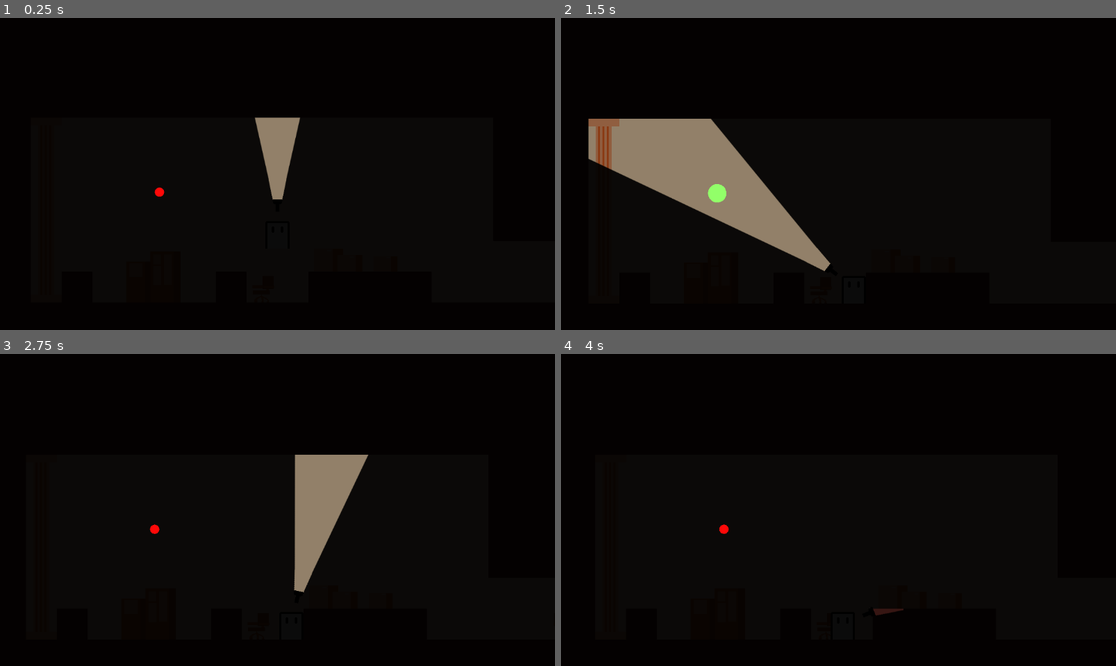
Above: before the commit, frames 1-4 (two rows, left to right).
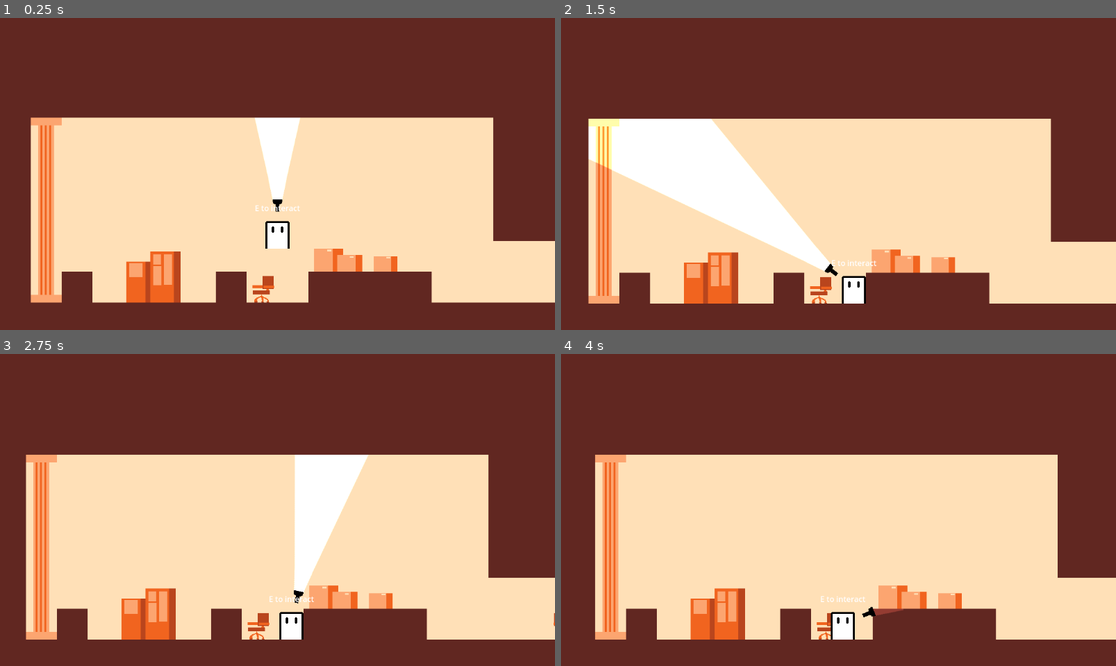
Above: after the commit, the same moments.

Repository: KamaUnik/light-out
Game: Godot game, scene res://scenes/prototypelevel.tscn
The game is run twice, just before and just after one commit, with the same random seed, the same clock (stepped at 60 frames per second) and the same inputs. The engine's default icon, where the game draws it, is replaced by a stand-in: a white triangle on a blue panel in a dark square.
Inputs (mouse positions are in pixels of both pictures, inside the frame that each line leads up to):
- Up to frame 1 (0.25 s): no input
- Up to frame 2 (1.5 s): move the mouse to (960, 158) at 0.52 s; tap A (a) at 0.6 s; tap D (d) at 0.8, 1.35 s; move the mouse to (727, 189) at 1.27 s
- Up to frame 3 (2.75 s): tap F (f) at 1.55, 2.1 s; move the mouse to (333, 441) at 2.02 s; hold E (interact, bound only after the commit) from 2.03 s (still down)
- Up to frame 4 (4 s): tap Enter at 2.75 s; move the mouse to (810, 572) at 2.77 s; release E (interact, bound only after the commit) at 2.78 s; tap E (interact, bound only after the commit) at 2.85 s; tap A (a) at 3.05, 3.6 s; move the mouse to (1005, 556) at 3.52 s; tap D (d) at 3.8 s

The runs differ from the first frame. In frame 1, 100% of the frame differs, in the area x 0-100%, y 0-100%; in frame 2, 100%; in frame 3, 100%; in frame 4, 100%.
Error after the commit: Cannot call method 'hide' on a null value. (res://script/interacting_component.gd:25)

Commit message:
More interatable

Diff:
--- a/project.godot
+++ b/project.godot
@@ -52,6 +52,11 @@
 "events": [Object(InputEventKey,"resource_local_to_scene":false,"resource_name":"","device":-1,"window_id":0,"alt_press …(192 unchanged characters)…
 ]
 }
+interact={
+"deadzone": 0.2,
+"events": [Object(InputEventKey,"resource_local_to_scene":false,"resource_name":"","device":-1,"window_id":0,"alt_pressed":false,"shift_pressed":false,"ctrl_pressed":false,"meta_pressed":false,"pressed":false,"keycode":0,"physical_keycode":69,"key_label":0,"unicode":101,"location":0,"echo":false,"script":null)
+]
+}
 
 [layer_names]
 
--- /dev/null
+++ b/scenes/group_comp.tscn
@@ -0,0 +1,7 @@
+[gd_scene format=3 uid="uid://c13lr7pma34nj"]
+
+[node name="group_comp" type="Node2D"]
+
+[node name="Source" type="Node2D" parent="."]
+
+[node name="Machine" type="Node2D" parent="."]
--- /dev/null
+++ b/scenes/interacting_component.tscn
@@ -0,0 +1,23 @@
+[gd_scene load_steps=3 format=3 uid="uid://cjp504vspaok0"]
+
+[ext_resource type="Script" uid="uid://dubbi2vvt6o4l" path="res://script/interacting_component.gd" id="1_ofc3v"]
+
+[sub_resource type="CircleShape2D" id="CircleShape2D_omdnv"]
+radius = 33.13608
+
+[node name="Interacting_component" type="Node2D"]
+script = ExtResource("1_ofc3v")
+
+[node name="InteractRange" type="Area2D" parent="."]
+collision_layer = 0
+collision_mask = 8
+
+[node name="CollisionShape2D" type="CollisionShape2D" parent="InteractRange"]
+shape = SubResource("CircleShape2D_omdnv")
+
+[node name="Label" type="Label" parent="."]
+offset_left = -47.0
+offset_top = -64.0
+offset_right = 47.0
+offset_bottom = -41.0
+text = "E to interact"
--- a/scenes/player.tscn
+++ b/scenes/player.tscn
@@ -4,6 +4,7 @@
 [ext_resource type="Texture2D" uid="uid://cgotsdcv1ngsf" path="res://asset/sprites/CharacterTemp-Sheet.png" id="2_g2els"]
 [ext_resource type="Script" uid="uid://b7irfyrejshp7" path="res://script/rot_f.gd" id="3_dqkch"]
 [ext_resource type="PackedScene" uid="uid://b8lriabaejf1a" path="res://scenes/flashlight.tscn" id="3_qhqgy"]
+[ext_resource type="PackedScene" uid="uid://cjp504vspaok0" path="res://scenes/interacting_component.tscn" id="5_qlg0r"]
 
 [sub_resource type="AtlasTexture" id="AtlasTexture_qhqgy"]
 atlas = ExtResource("2_g2els")
@@ -46,9 +47,6 @@
 
 [sub_resource type="CircleShape2D" id="CircleShape2D_g2els"]
 
-[sub_resource type="CircleShape2D" id="CircleShape2D_dqkch"]
-radius = 63.953106
-
 [node name="Player" type="CharacterBody2D"]
 script = ExtResource("1_g2els")
 SPEED = 610
@@ -83,12 +81,6 @@
 position = Vector2(0, 18)
 shape = SubResource("CircleShape2D_g2els")
 
-[node name="Interact area" type="Area2D" parent="."]
-collision_layer = 8
-collision_mask = 8
-
-[node name="CollisionShape2D" type="CollisionShape2D" parent="Interact area"]
-position = Vector2(0, 10)
-shape = SubResource("CircleShape2D_dqkch")
+[node name="Interacting_component" parent="." instance=ExtResource("5_qlg0r")]
 
 [connection signal="area_entered" from="RoomDetector" to="." method="_on_room_detector_area_entered"]
--- a/scenes/prototypelevel.tscn
+++ b/scenes/prototypelevel.tscn
@@ -126,6 +126,7 @@
 [node name="Player" parent="." instance=ExtResource("1_jxkde")]
 
 [node name="Darkness" type="CanvasModulate" parent="."]
+visible = false
 position = Vector2(0, 1)
 color = Color(0.043039218, 0.043039136, 0.04303915, 1)
 
--- a/scenes/switch.tscn
+++ b/scenes/switch.tscn
@@ -1,19 +1,20 @@
-[gd_scene load_steps=4 format=3 uid="uid://bdme35xwqgng3"]
+[gd_scene load_steps=5 format=3 uid="uid://bdme35xwqgng3"]
 
 [ext_resource type="Texture2D" uid="uid://b18ovvxspmm0a" path="res://asset/sprites/switch-Sheet.png" id="1_1i7pn"]
 [ext_resource type="Script" uid="uid://dh6pipvkam7g5" path="res://script/switch.gd" id="1_e08h5"]
+[ext_resource type="PackedScene" uid="uid://d0mw56ocfqww4" path="res://scenes/interactable.tscn" id="3_nnoiq"]
 
-[sub_resource type="RectangleShape2D" id="RectangleShape2D_e08h5"]
-size = Vector2(42.235588, 63.749996)
+[sub_resource type="CircleShape2D" id="CircleShape2D_4m6b1"]
+radius = 50.159744
 
-[node name="switch" type="CharacterBody2D"]
+[node name="switch" type="Node2D"]
 script = ExtResource("1_e08h5")
 
 [node name="Sprite2D" type="Sprite2D" parent="."]
 texture = ExtResource("1_1i7pn")
 hframes = 2
 
-[node name="CollisionShape2D" type="CollisionShape2D" parent="."]
-position = Vector2(0, -2)
-scale = Vector2(1.4442797, 1.0691456)
-shape = SubResource("RectangleShape2D_e08h5")
+[node name="Interactable" parent="." instance=ExtResource("3_nnoiq")]
+
+[node name="CollisionShape2D" type="CollisionShape2D" parent="Interactable"]
+shape = SubResource("CircleShape2D_4m6b1")
--- a/script/interactable.gd
+++ b/script/interactable.gd
@@ -1,7 +1,7 @@
 extends Area2D
 
-@export var interactName =""
-@export var is_interactable:bool =true
+@export var interact_name: String = ""
+@export var is_interactable: bool = true
 
-var interact:Callable = func():
+var interact: Callable = func():
 	pass
--- /dev/null
+++ b/script/interacting_component.gd
@@ -0,0 +1,39 @@
+extends Node2D
+
+@onready var interact_label: Label = $InteractLabel
+var current_interactions := []
+var can_interact := true
+
+func _input(event: InputEvent) -> void:
+	if event.is_action_pressed("interact") and can_interact:
+		if current_interactions:
+			can_interact = false
+			interact_label.hide()
+
+			await current_interactions[0].interact.call()
+
+			can_interact = true
+
+
+func _process(_delta: float) -> void:
+	if current_interactions and can_interact:
+		current_interactions.sort_custom(_sort_by_nearest)
+		if current_interactions[0].is_interactable:
+			interact_label.text = current_interactions[0].interact_name
+			interact_label.show()
+	else:
+		interact_label.hide()
+
+
+func _sort_by_nearest(area1, area2):
+	var area1_dist = global_position.distance_to(area1.global_position)
+	var area2_dist = global_position.distance_to(area2.global_position)
+	return area1_dist < area2_dist
+
+
+func _on_interact_range_area_entered(area: Area2D) -> void:
+	current_interactions.push_back(area)
+
+
+func _on_interact_range_area_exited(area: Area2D) -> void:
+	current_interactions.erase(area)
--- a/script/light_sensor.gd
+++ b/script/light_sensor.gd
@@ -54,12 +54,12 @@
 		light.texture_scale = deact_size
 		activate=false
 
-func getState():
+func get_State():
 	return activate
 
 func light_debug():
 	var sprite = $Sprite2D
-	if(getState()):
+	if(get_State()):
 		sprite.play("Activate")
 	else:
 		sprite.play("Deactivate")
--- a/script/switch.gd
+++ b/script/switch.gd
@@ -1,11 +1,15 @@
 extends Node2D
 
-var State:bool =false
+@onready var interactable : Area2D = $Interactable
+@onready var sprite : Area2D = $Sprite2D
+@export var state : bool = false
 
-func toggle_state():
-	var sprite = $Sprite2D
+func _ready() -> void:
+	interactable.interact = _on_interact()
+
+func _on_interact():
 	sprite.frame = 1 - sprite.frame
-	State = not State
+	state = not state
 
-func state():
-	return State
+func get_state():
+	return state
Not shown, added: script/interacting_component.gd.uid
